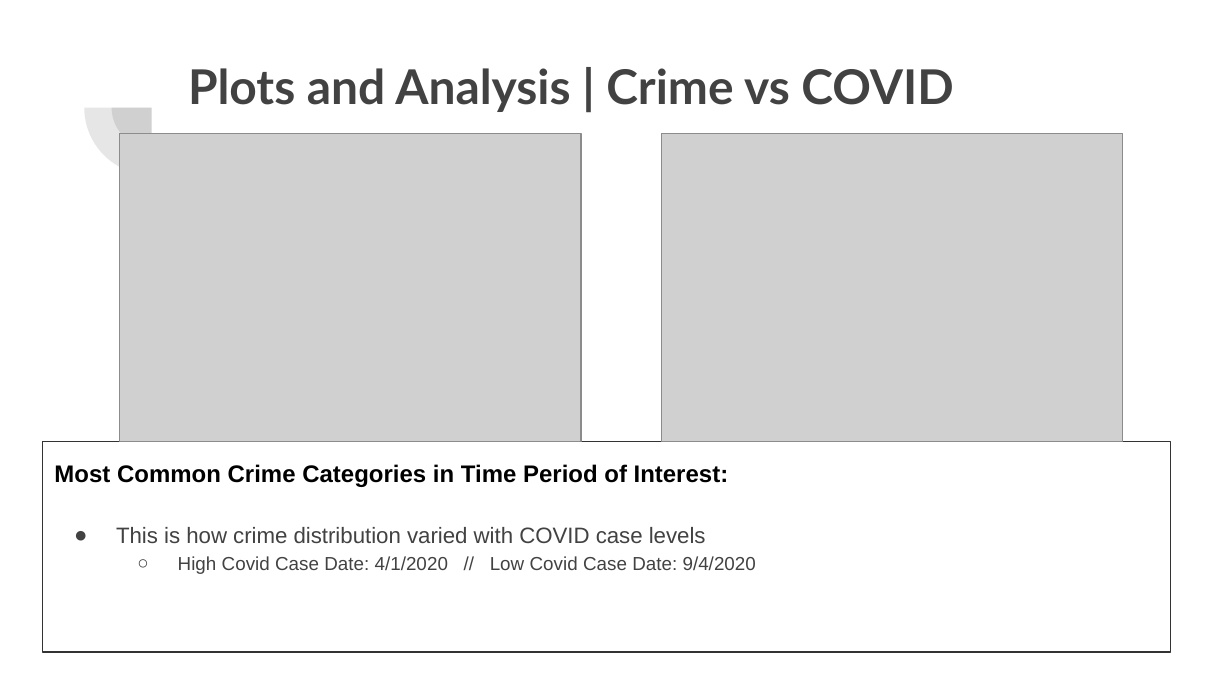
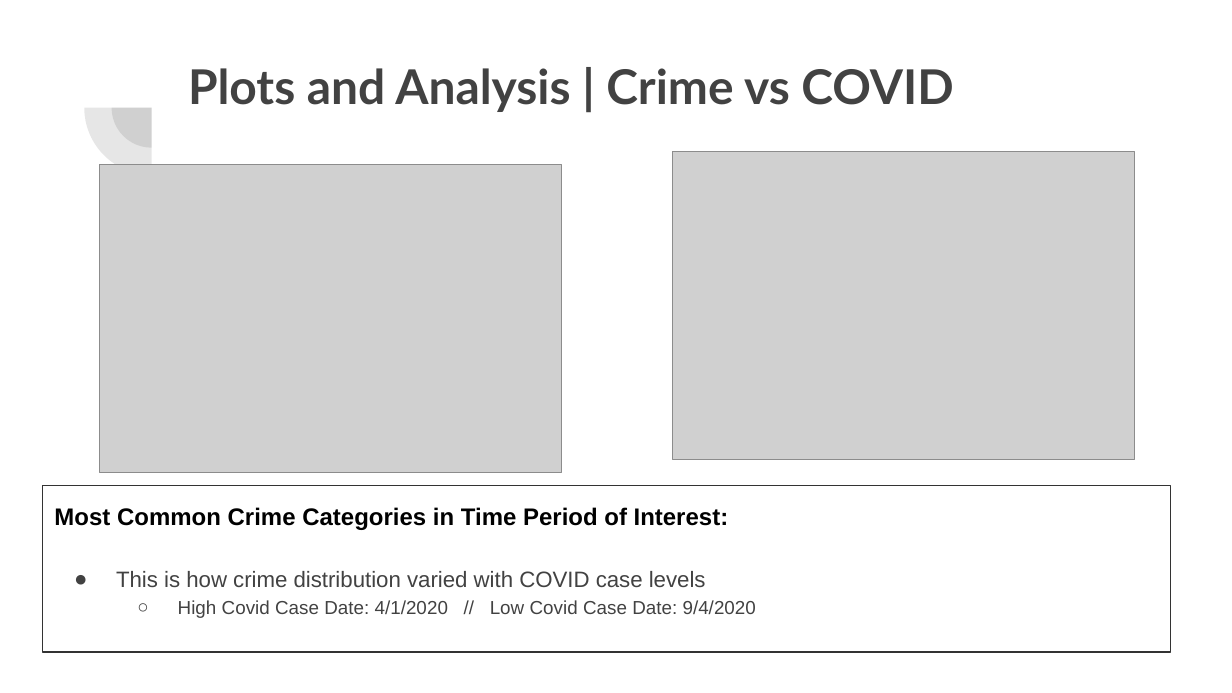
Before and after one commit to canamasc/Covid-Trends-VS-ATL-Crime, a slide deck: slide 8 of Crime Trends vs. Covid Trends.pptx. Drawn at 1232x693 pixels with LibreOffice and Linux fonts; fonts in the diff are those of the drawing; grey boxes stand for pictures. Boxes give left, top, right and bottom in pixels: in the first picture for what was removed or moved away, otherwise in the second. Text is boxed around its words. In the diff, an @@ line names an element or a change of style, - is before the commit and + after.

```diff
--- a/Crime Trends vs. Covid Trends.pptx
+++ b/Crime Trends vs. Covid Trends.pptx
@@ picture: place and size @@
-picture at <box>120,134,582,442</box>
+picture at <box>100,165,562,473</box>
@@ picture: place and size @@
-picture at <box>662,134,1124,442</box>
+picture at <box>673,152,1135,460</box>
@@ text "Most Common Crime Categories in ...": place and size @@
-text "Most Common Crime Categories in ..." at <box>42,441,1170,652</box>
+text "Most Common Crime Categories in ..." at <box>42,485,1170,652</box>
```
Also in this commit, not shown: 5 other slides changed.
